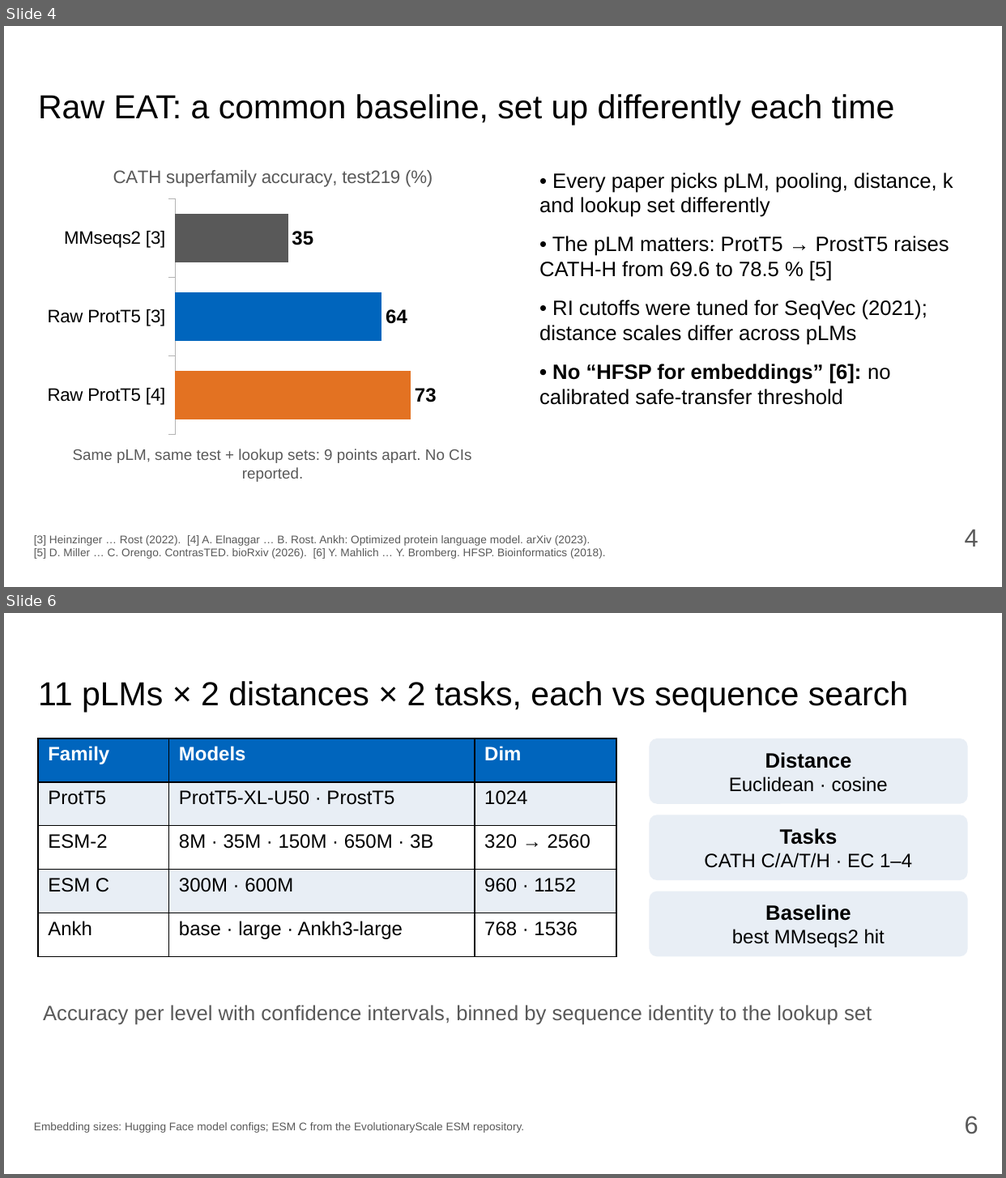
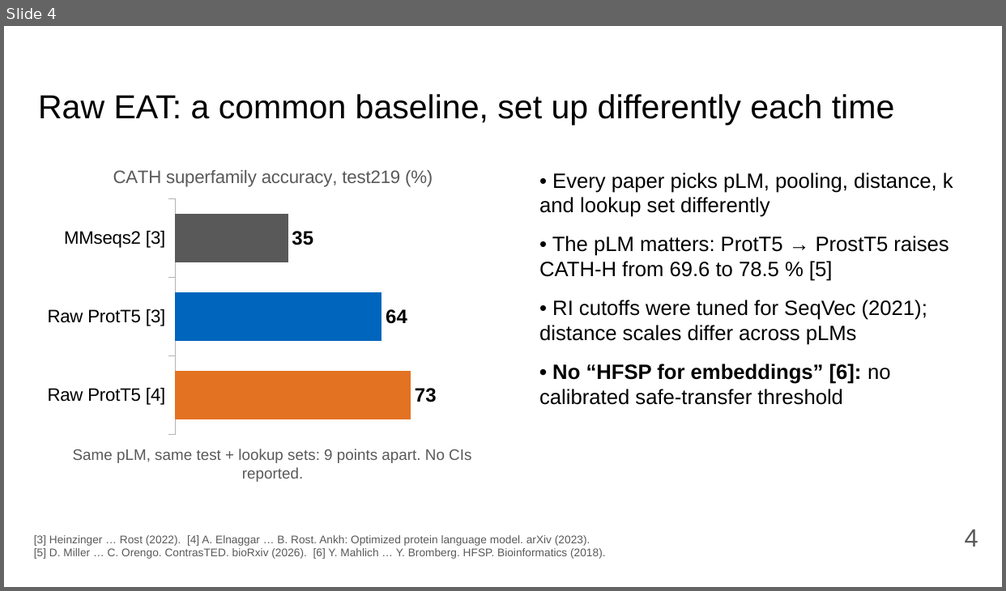
Before and after one commit to Pollysoma/protein-prediction-project-2, a slide deck: presentation/2026-11-02_pitch.pptx. Shown one above the other, each under a label of ours: slides 4 and 6 before the commit, slide 4 after it; the slides between them are not shown. The pictures are 1006x1178 and 1006x591 pixels, drawn with LibreOffice and Linux fonts; fonts in the diff are those of the drawing. Boxes give left, top, right and bottom in pixels: in the first picture for what was removed or moved away, otherwise in the second. Text is boxed around its words. In the diff, an @@ line names an element or a change of style, - is before the commit and + after.

```diff
--- a/presentation/2026-11-02_pitch.pptx
+++ b/presentation/2026-11-02_pitch.pptx
@@ slide 6 removed at [4, 613, 1002, 1174], background #FFFFFF @@
@@ title removed at [38, 681, 908, 713] @@
-11 pLMs × 2 distances × 2 tasks, each vs sequence search
@@ table removed at [38, 739, 616, 957], 5 rows, 3 columns @@
-Family | Models | Dim
-ProtT5 | ProtT5-XL-U50 · ProstT5 | 1024
-ESM-2 | 8M · 35M · 150M · 650M · 3B | 320 → 2560
-ESM C | 300M · 600M | 960 · 1152
-Ankh | base · large · Ankh3-large | 768 · 1536
@@ rounded rectangle removed at [650, 739, 968, 805] @@
-Distance
-Euclidean · cosine
@@ rounded rectangle removed at [650, 815, 968, 880] @@
-Tasks
-CATH C/A/T/H · EC 1–4
@@ rounded rectangle removed at [650, 892, 968, 957] @@
-Baseline
-best MMseqs2 hit
@@ text removed at [43, 1005, 872, 1025] @@
-Accuracy per level with confidence intervals, binned by sequence identity to the lookup set
@@ text removed at [34, 1122, 524, 1133] @@
-Embedding sizes: Hugging Face model configs; ESM C from the EvolutionaryScale ESM repository.
@@ page number removed at [965, 1116, 978, 1135] @@
-6
```
Also in this commit, not shown: 1 slide changed, 5 slides added, 6 other slides removed, 1 other file.
